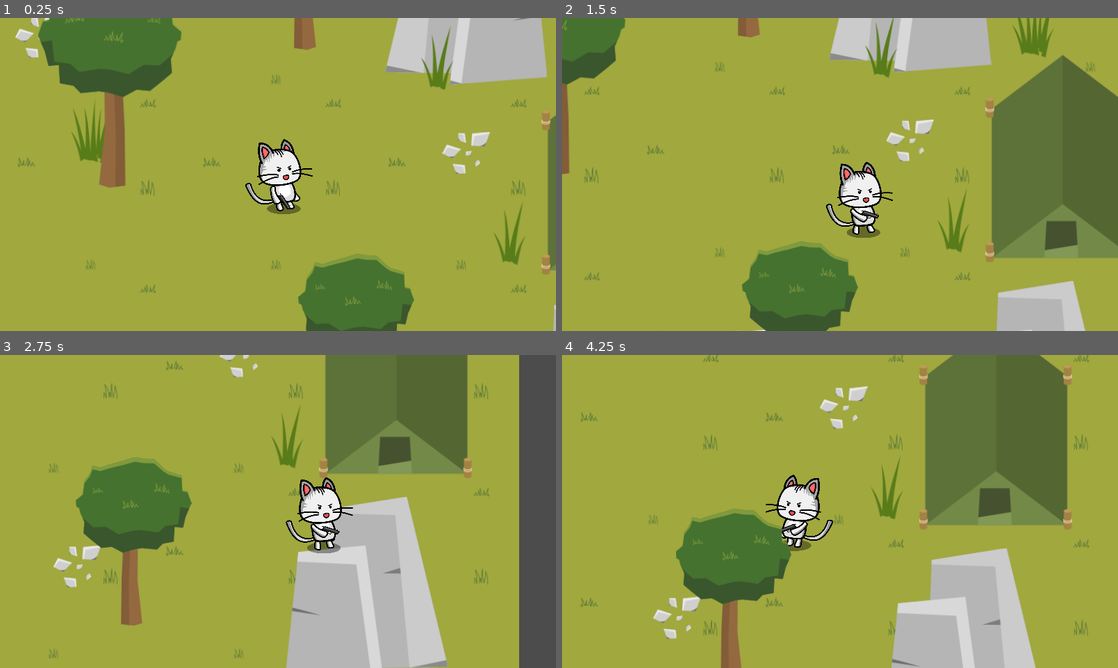
Above: before the commit, frames 1-4 (two rows, left to right).
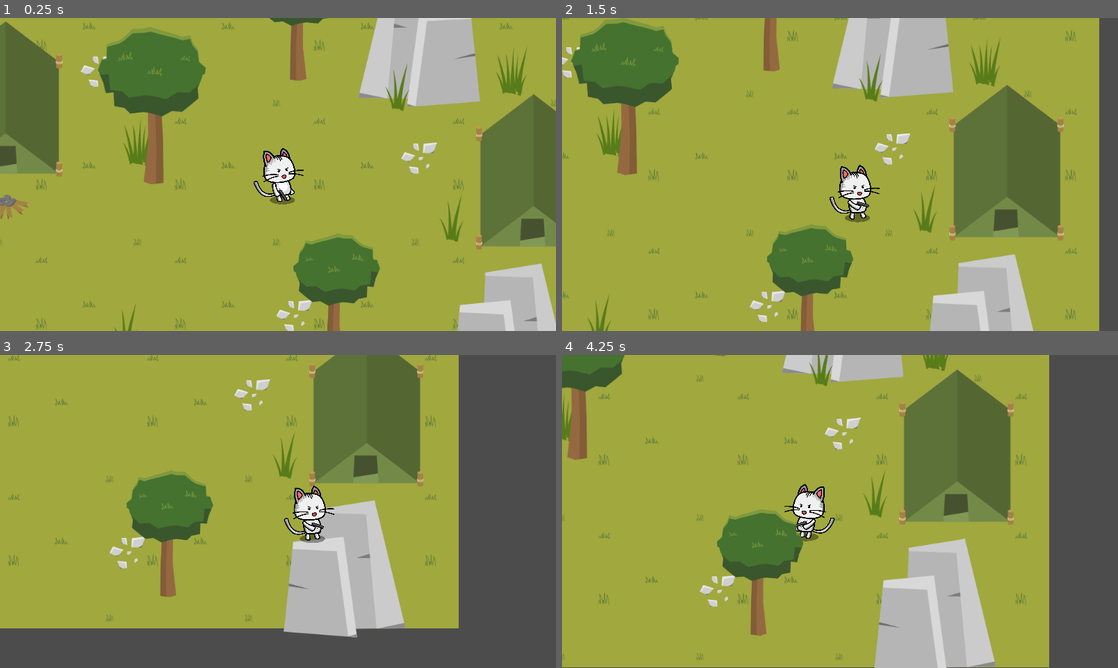
Above: after the commit, the same moments.

Repository: khairul169/wildjam-proj2
Game: Godot game, scene res://scenes/game.tscn
The game is run twice, just before and just after one commit, with the same random seed, the same clock (stepped at 60 frames per second) and the same inputs.
Inputs (mouse positions are in pixels of both pictures, inside the frame that each line leads up to):
- Up to frame 1 (0.25 s): no input
- Up to frame 2 (1.5 s): move the mouse to (962, 158) at 0.52 s; hold D 0.53-1.28 s; click (962, 158) at 0.67 s; move the mouse to (728, 190) at 1.27 s; hold S from 1.28 s (still down)
- Up to frame 3 (2.75 s): move the mouse to (333, 442) at 2.02 s; release S at 2.03 s; hold D from 2.03 s (still down)
- Up to frame 4 (4.25 s): move the mouse to (812, 574) at 2.77 s; release D at 2.78 s; hold W 2.78-3.53 s; click (812, 574) at 2.92 s; move the mouse to (1006, 558) at 3.52 s; hold A from 3.53 s (still down)

The runs differ from the first frame. In frame 1, 35% of the frame differs, in the area x 0-100%, y 0-100%; in frame 2, 35%; in frame 3, 39%, in the area x 0-94%, y 0-100%; in frame 4, 37%.

Commit message:
set camera zoom

Diff:
--- a/scenes/player/player.tscn
+++ b/scenes/player/player.tscn
@@ -21,7 +21,7 @@
 
 [node name="camera" type="Camera2D" parent="."]
 current = true
-zoom = Vector2( 0.6, 0.6 )
+zoom = Vector2( 0.8, 0.8 )
 limit_left = 0
 limit_top = 0
 limit_right = 1920
